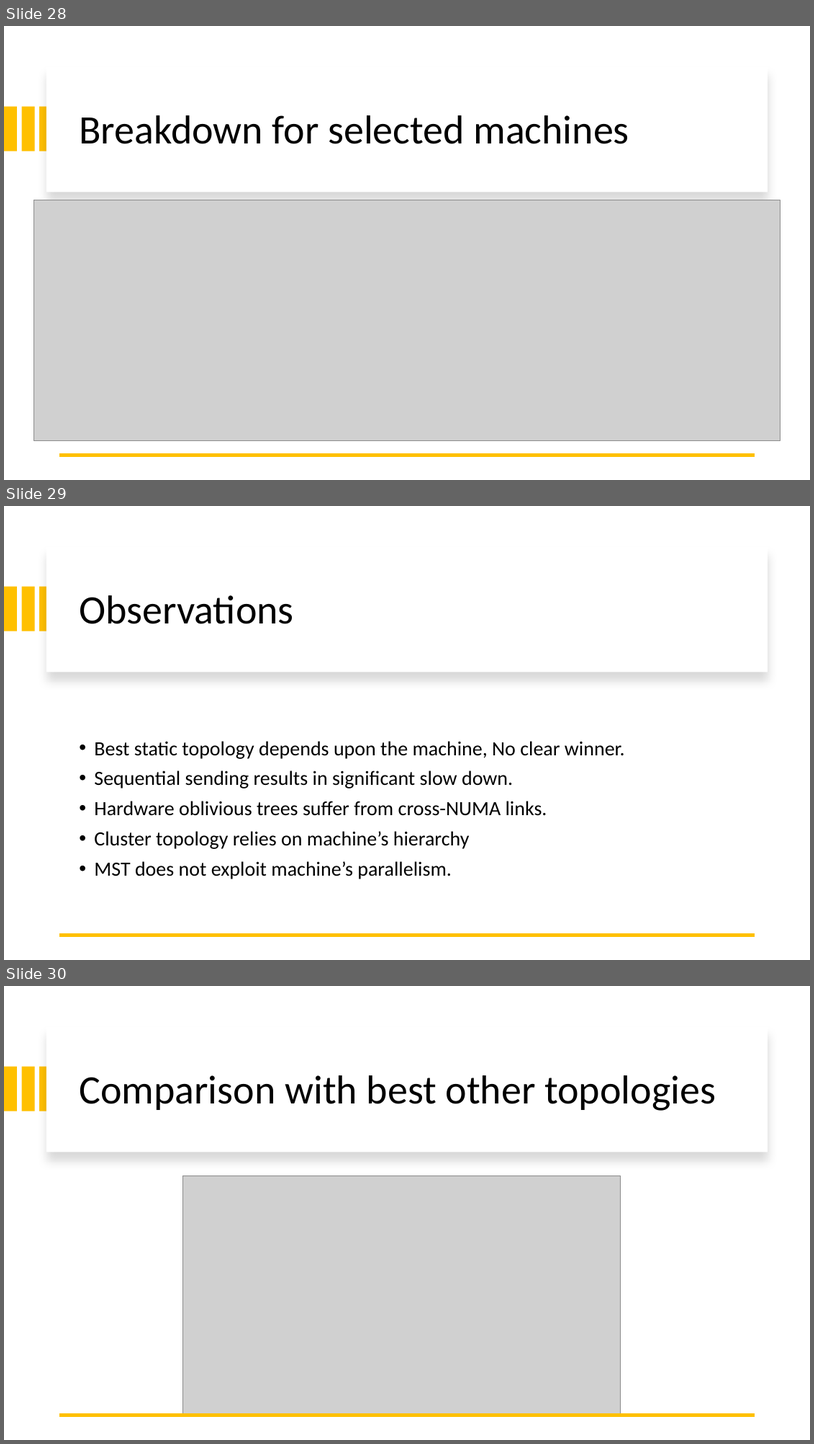
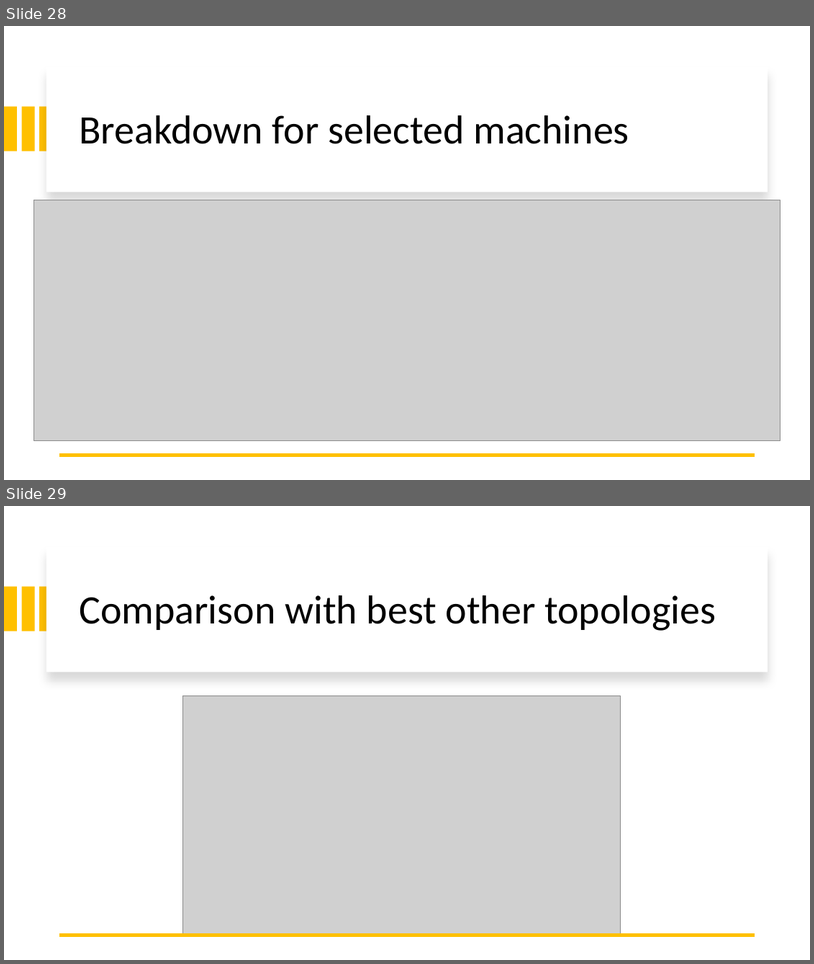
Before and after one commit to anveshmuppeda/Presentations, a slide deck: MABT_PPT.pptx. Shown one above the other, each under a label of ours: slides 28, 29 and 30 before the commit, slides 28 and 29 after it. The pictures are 814x1444 and 814x964 pixels, drawn with LibreOffice and Linux fonts; fonts in the diff are those of the drawing; grey boxes stand for pictures. Boxes give left, top, right and bottom in pixels: in the first picture for what was removed or moved away, otherwise in the second. Text is boxed around its words. In the diff, an @@ line names an element or a change of style, - is before the commit and + after.

```diff
--- a/MABT_PPT.pptx
+++ b/MABT_PPT.pptx
@@ slide 29 removed at [4, 506, 810, 960], background #FFFFFF @@
@@ rectangle removed at [46, 546, 768, 672] @@
@@ rectangle removed at [4, 587, 17, 631] @@
@@ rectangle removed at [21, 587, 34, 631] @@
@@ rectangle removed at [40, 587, 52, 631] @@
@@ title removed at [79, 595, 294, 624] @@
-Observations
@@ text removed at [94, 741, 625, 879] @@
-• Best static topology depends upon the machine, No clear winner.
-• Sequential sending results in significant slow down.
-• Hardware oblivious trees suffer from cross-NUMA links.
-• Cluster topology relies on machine’s hierarchy
-• MST does not exploit machine’s parallelism.
@@ line removed from (756, 935) to (59, 935) @@
@@ what was slide 30 is now slide 29 @@
```
Also in this commit, not shown: 1 slide changed, 4 slides added, 3 other slides removed.
